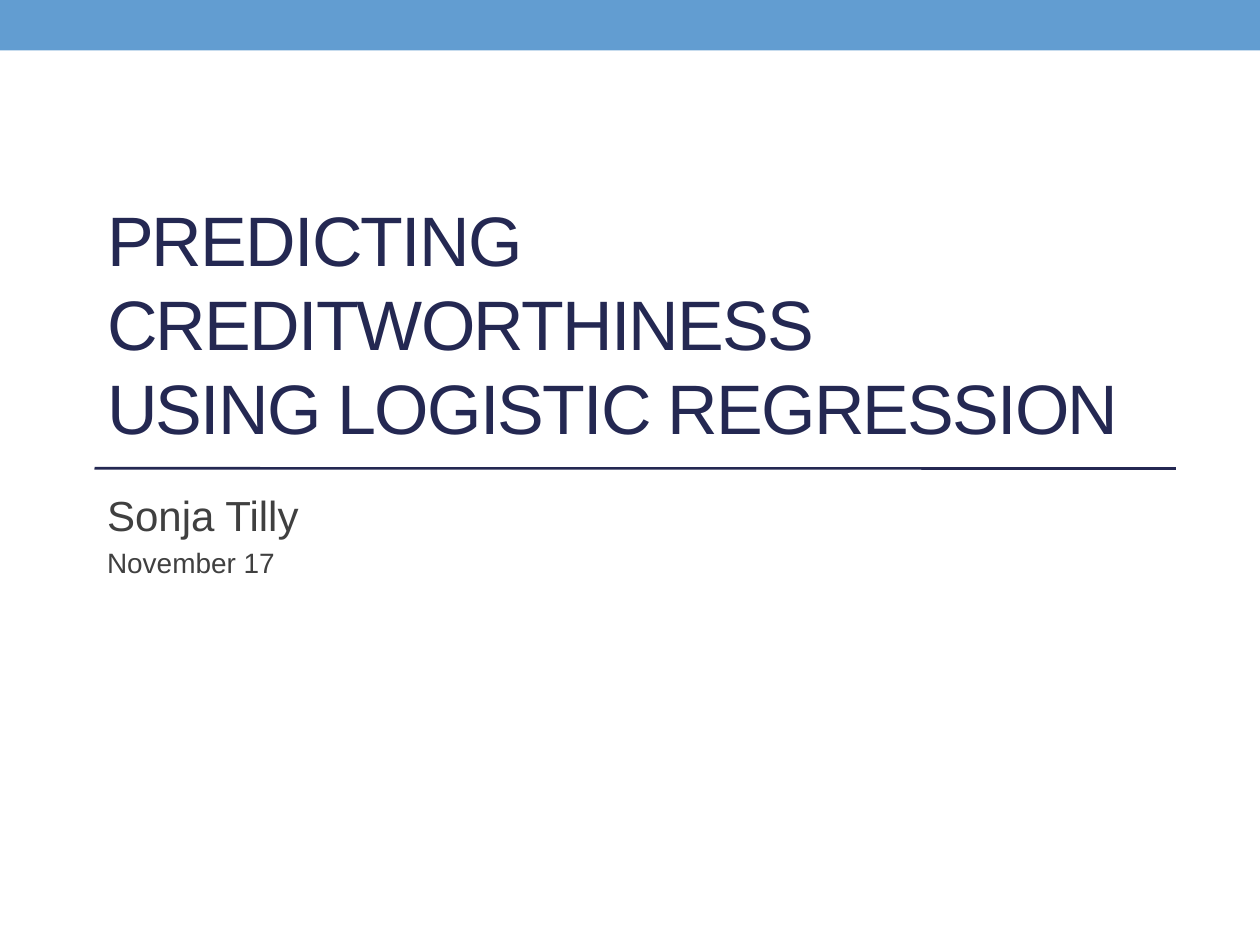
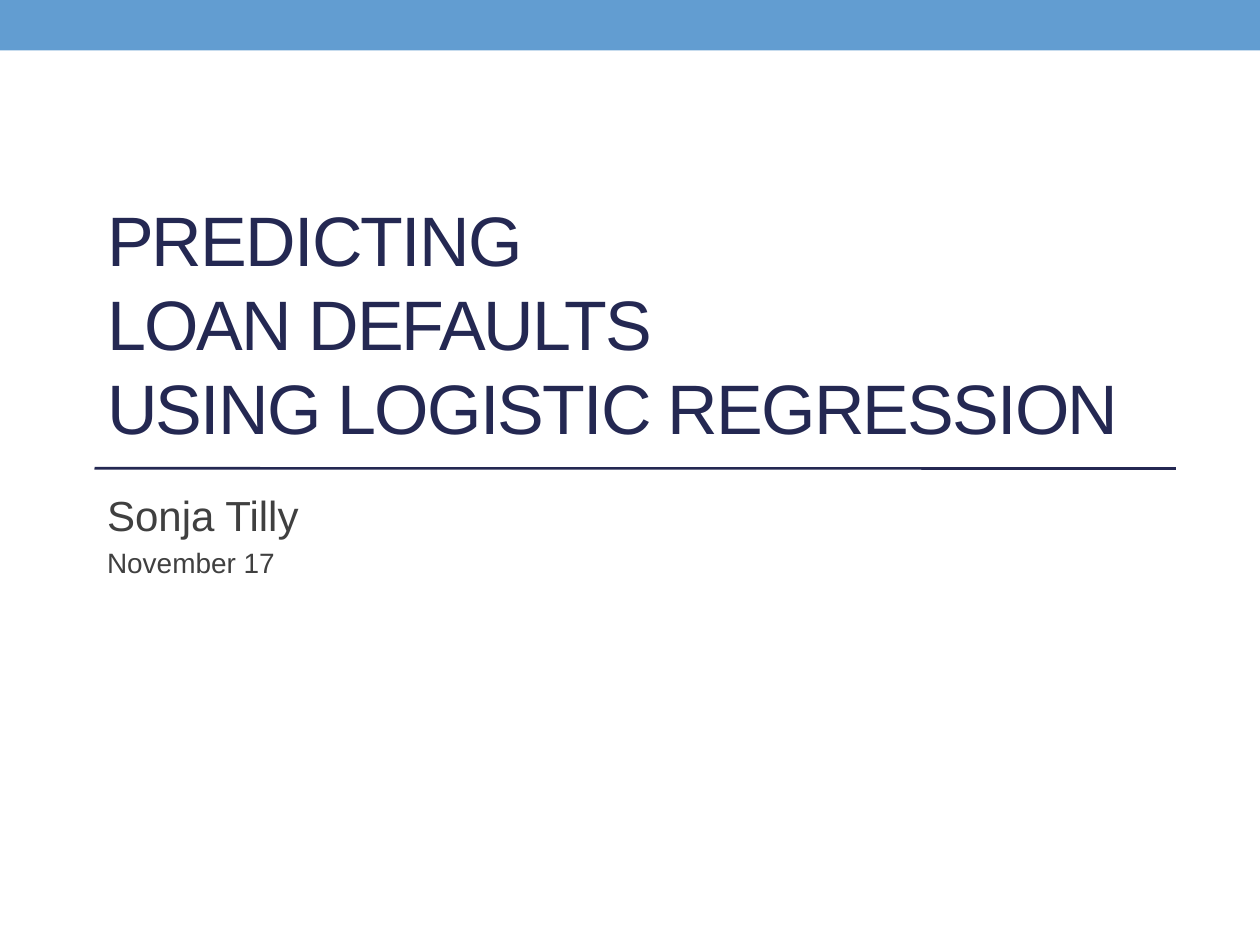
Before and after one commit to Son17/Data-Science-Projects, a slide deck: slide 1 of LG presentation.pptx. Drawn at 1260x945 pixels with LibreOffice and Linux fonts; fonts in the diff are those of the drawing. Boxes give left, top, right and bottom in pixels: in the first picture for what was removed or moved away, otherwise in the second. Text is boxed around its words. In the diff, an @@ line names an element or a change of style, - is before the commit and + after.

```diff
--- a/LG presentation.pptx
+++ b/LG presentation.pptx
@@ title at [107,217,1119,435]: text changed @@
-PREDICTING
-CREDITWORTHINESS
-USING LOGISTIC REGRESSION
+PREDICTING
+LOAN DEFAULTS
+USING LOGISTIC REGRESSION
```
Also in this commit, not shown: 4 other slides changed, 23 slides added, 3 slides removed.
